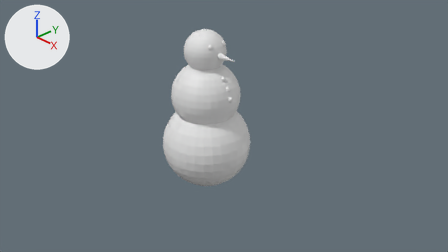
One commit to the Blender file player/snowman.blend: the scene before it, then after it.
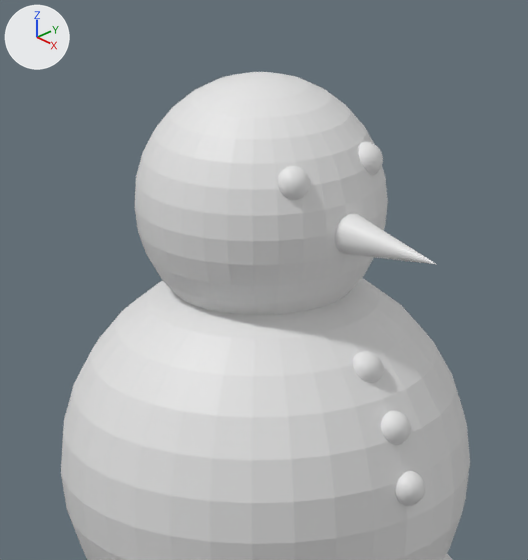
Each version appears first from the file's camera 'Camera', and next in a close-up on the part from 36% to 56% of the width and 7% to 44% of the height. Lighting does not change. The marker at upper left points along +X, +Y and +Z.

Script lines for the objects in view, before the commit:
```python
ob_cone = bpy.data.objects.new('Cone', me_cone)
ob_cone.location = (0.503, 0.024, 2.154)
ob_cone.rotation_euler = (1.49, -0.908, -1.426)  # degrees (85, -52, -82)
ob_cone.scale = (-0.125, -0.122, -0.343)
ob_sphere_002 = bpy.data.objects.new('Sphere.002', me_sphere_002)
ob_sphere_002.location = (0.0, 0.0, 2.176)
ob_sphere_002.scale = (0.452, 0.452, 0.452)
ob_sphere_003 = bpy.data.objects.new('Sphere.003', me_sphere_003)
ob_sphere_003.location = (0.349, -0.162, 2.353)
ob_sphere_003.scale = (0.0616, 0.0616, 0.0616)
ob_sphere_004 = bpy.data.objects.new('Sphere.004', me_sphere_003)
ob_sphere_004.location = (0.348, 0.184, 2.366)
ob_sphere_004.scale = (0.0616, 0.0616, 0.0616)
ob_sphere_005 = bpy.data.objects.new('Sphere.005', me_sphere_004)
ob_sphere_005.location = (0.54, 0.004, 1.688)
ob_sphere_005.scale = (0.0616, 0.0616, 0.0616)
ob_sphere_006 = bpy.data.objects.new('Sphere.006', me_sphere_004)
ob_sphere_006.location = (0.672, 0.012, 1.499)
ob_sphere_006.scale = (0.0616, 0.0616, 0.0616)
ob_sphere_007 = bpy.data.objects.new('Sphere.007', me_sphere_004)
ob_sphere_007.location = (0.744, 0.017, 1.291)
ob_sphere_007.scale = (0.0616, 0.0616, 0.0616)
# also in view: 'Sphere.001' at (0.0, 0.0, 1.18)
```
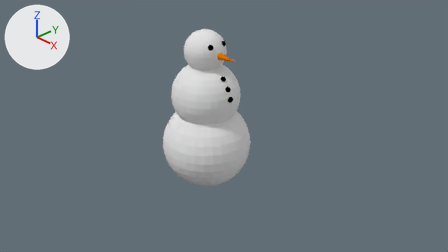
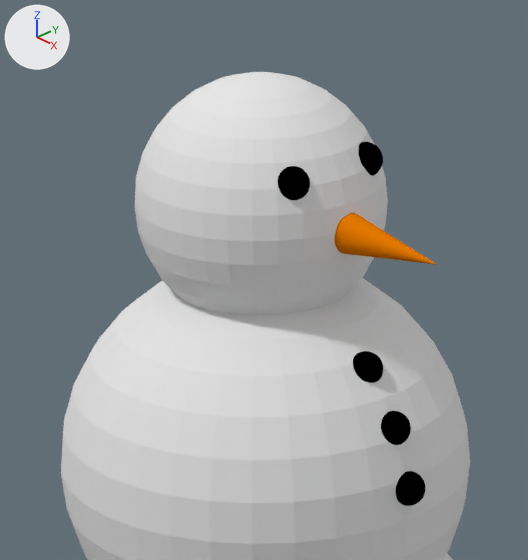
Location of each change, [x1, y1, x2, y2] in pixels of the close-ups (528 x 560 px):
'Cone', recoloured (white to orange)
    both: [334, 213, 437, 265]
'Sphere.003', recoloured (white to black)
    both: [278, 166, 310, 200]
'Sphere.007', recoloured (white to black)
    both: [396, 471, 426, 506]
'Sphere.006', recoloured (white to black)
    both: [381, 411, 411, 445]
'Sphere.005', recoloured (white to black)
    both: [353, 351, 383, 383]
'Sphere.004', recoloured (white to black)
    both: [359, 142, 383, 176]

The edits, one by one:
Material 'Material.002' (mat_material_002) is new.
Its base color is (0.8, 0.196, 0.0) (orange #e77a00).
Material 'Coal' (mat_coal) is new.
Its base color is (0.0, 0.0, 0.0) (black #000000).
me_sphere_004 has 482 vertices, 512 faces and spans x -1.0..1.0, y -1.0..1.0, z -1.0..1.0.
me_sphere_004 now uses material mat_coal (black #000000).
me_sphere_003 has 482 vertices, 512 faces and spans x -1.0..1.0, y -1.0..1.0, z -1.0..1.0.
me_sphere_003 now uses material mat_coal (black #000000).
me_cone has 33 vertices, 33 faces and spans x -1.0..1.0, y -1.0..1.0, z -1.0..1.0.
me_cone now uses material mat_material_002 (orange #e77a00).
